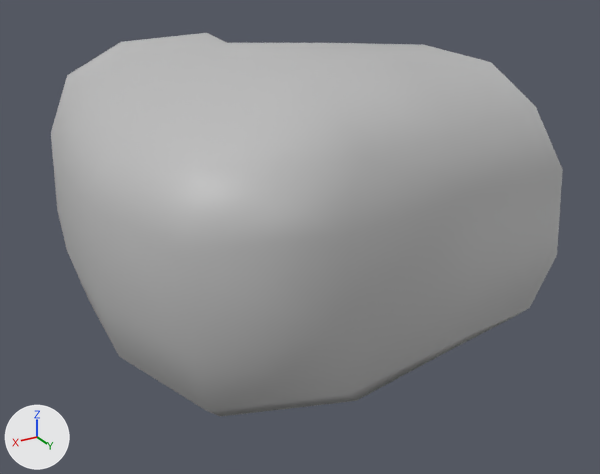
The FBX model Assets/Meshes/Rooms/Cavern_Pieces/Corner_Cav01.fbx as it was, and as the next commit left it.
Rendered twice from a camera (50 mm lens) standing at (0.0209, 0.04, 0.0187) and looking at (0.0036, 0.0111, 0.0042). The axes (+X, +Y, +Z) are drawn at lower left. The lights are the same throughout. Where no turn or scale is listed for an object, it has been applied to the vertices.

The first picture shows 'CORNER_CAV01'.
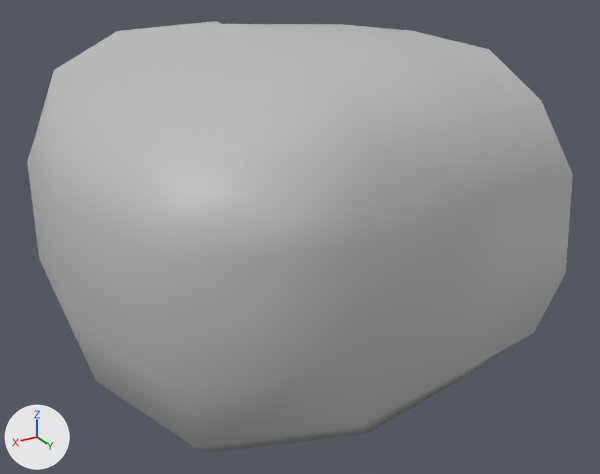
Pixel boxes [x1, y1, x2, y2] of what changed, in the pictures (600 x 474 px):
'CORNER_CAV01', reshaped (7% wider, 12% taller): before [51, 33, 563, 417]; after [27, 21, 573, 453]
part 1 of me_mesh, added: after [27, 21, 573, 453]

The change in detail:
me_mesh is used by ob_corner_cav01; location (0.0, 0.0, 0.0).
me_mesh had 61 vertices, 54 faces and spanned x -0.0057..0.0128, y 0.0..0.0186, z 0.0..0.012.
me_mesh now has 122 vertices, 132 faces and spans x -0.0057..0.0141, y 0.0..0.0198, z -0.0008..0.0128.
Part 1, on me_mesh:
61 vertices are added at x -0.0052..0.0141, y 0.0009..0.0198, z -0.0008..0.0128.
78 new faces join them.
